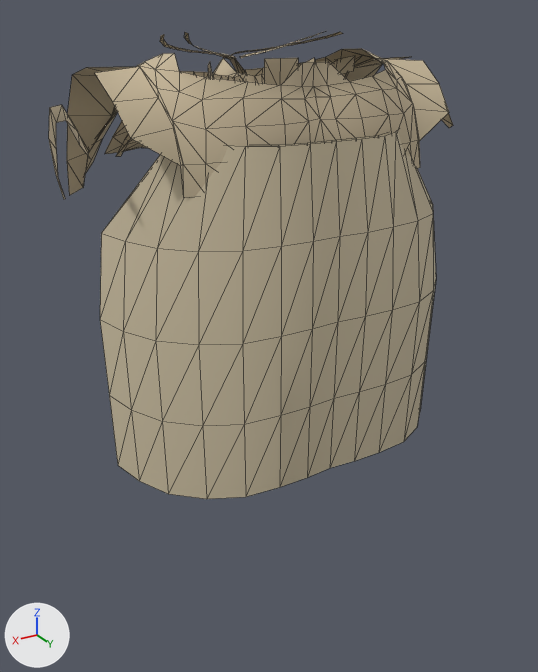
One commit to the glTF model assets/models/outfits/wear/straw_mantle_peasant_female.gltf: the scene before it, then after it.
Both versions are drawn from a 50 mm camera at (0.369, 0.675, 1.549) aimed at (0.02, 0.094, 1.259). The lights are fixed; the arrows at lower left show +X, +Y and +Z. The first picture is the older version. Mesh edges are drawn as thin lines. Vertices at exactly the same position are counted once.

Script lines for the objects in view, before the commit:
```python
me_straw_mantle_peasant_female = bpy.data.meshes.new('straw_mantle_peasant_female')
me_straw_mantle_peasant_female.from_pydata(...)  # 553 vertices, 713 faces; spans x -0.193..0.193, y -0.093..0.181, z 1.144..1.536
# faces by material slot: [224, 489]
me_straw_mantle_peasant_female.materials.append(mat_thatch)
me_straw_mantle_peasant_female.materials.append(mat_thatch_001)
ob_straw_mantle_peasant_female = bpy.data.objects.new('straw_mantle_peasant_female', me_straw_mantle_peasant_female)
ob_straw_mantle_peasant_female.location = (0.0, 0.0, 0.0)
```
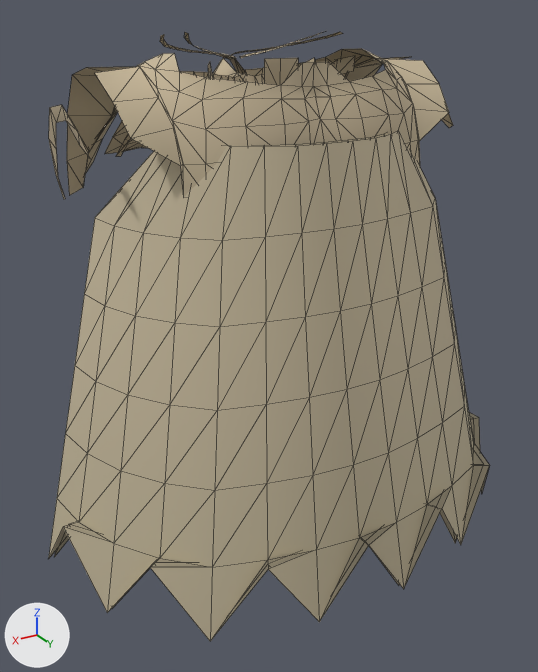
What differs and where, as boxes (x1, y1, x2, y2) in the pictures (538 x 672 px):
'straw_mantle_peasant_female', reshaped (9% wider, 30% taller)
    before: (49, 32, 453, 499)
    after: (49, 32, 490, 641)
part 1 of me_straw_mantle_peasant_female, rebuilt (mostly hidden afterwards)
    before: (100, 130, 436, 499)
    after: (54, 132, 484, 609)
part 2 of me_straw_mantle_peasant_female, rebuilt (mostly hidden before)
    before: (254, 132, 387, 146)
    after: (49, 130, 490, 641)

Patch to the scene script:
```diff
--- a/assets/models/outfits/wear/straw_mantle_peasant_female.gltf.py
+++ b/assets/models/outfits/wear/straw_mantle_peasant_female.gltf.py
@@ me_straw_mantle_peasant_female @@
 # used by ob_straw_mantle_peasant_female; location = (0.0, 0.0, 0.0)
-me_straw_mantle_peasant_female.from_pydata(...)  # 553 vertices, 713 faces; spans x -0.193..0.193, y -0.093..0.181, z 1.144..1.536
+me_straw_mantle_peasant_female.from_pydata(...)  # 627 vertices, 849 faces; spans x -0.251..0.251, y -0.093..0.268, z 1.055..1.536
+# me_straw_mantle_peasant_female part 1: the loose piece of 75 vertices spanning x -0.179..0.179, y 0.055..0.181, z 1.144..1.455 is rebuilt with 112 vertices and now spans x -0.245..0.245, y 0.049..0.262, z 1.055..1.455
+# me_straw_mantle_peasant_female part 2: the loose piece of 75 vertices spanning x -0.173..0.173, y 0.054..0.176, z 1.144..1.455 is rebuilt with 112 vertices and now spans x -0.251..0.251, y 0.049..0.268, z 1.055..1.455
 me_straw_mantle_peasant_female.materials.append(mat_thatch)
```
